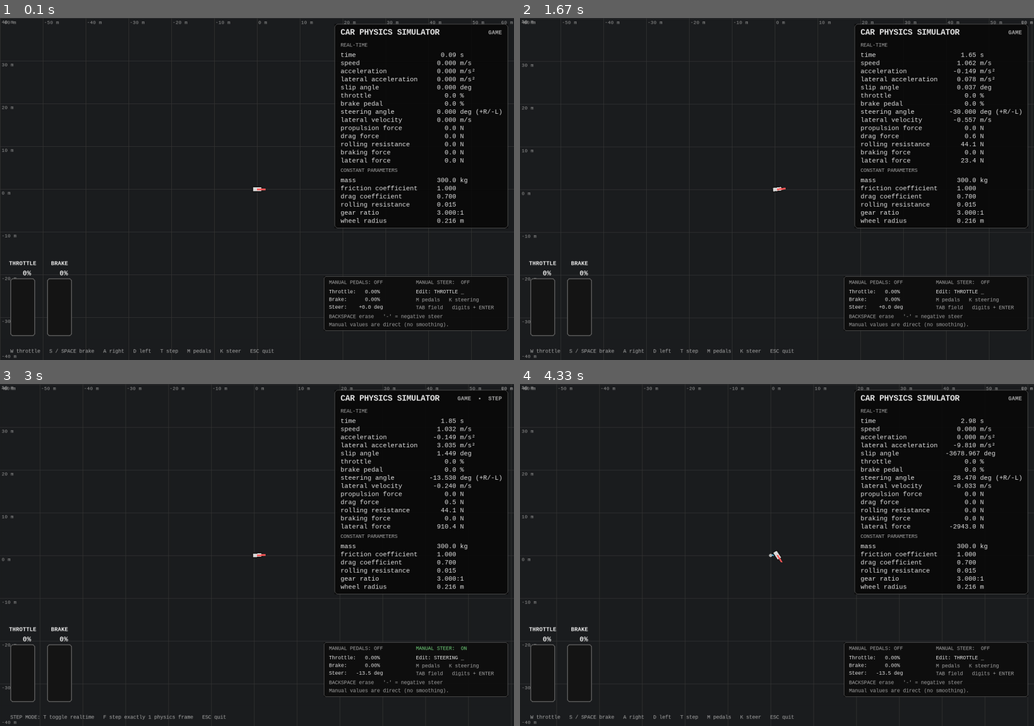
Above: before the commit, frames 1-4 (two rows, left to right).
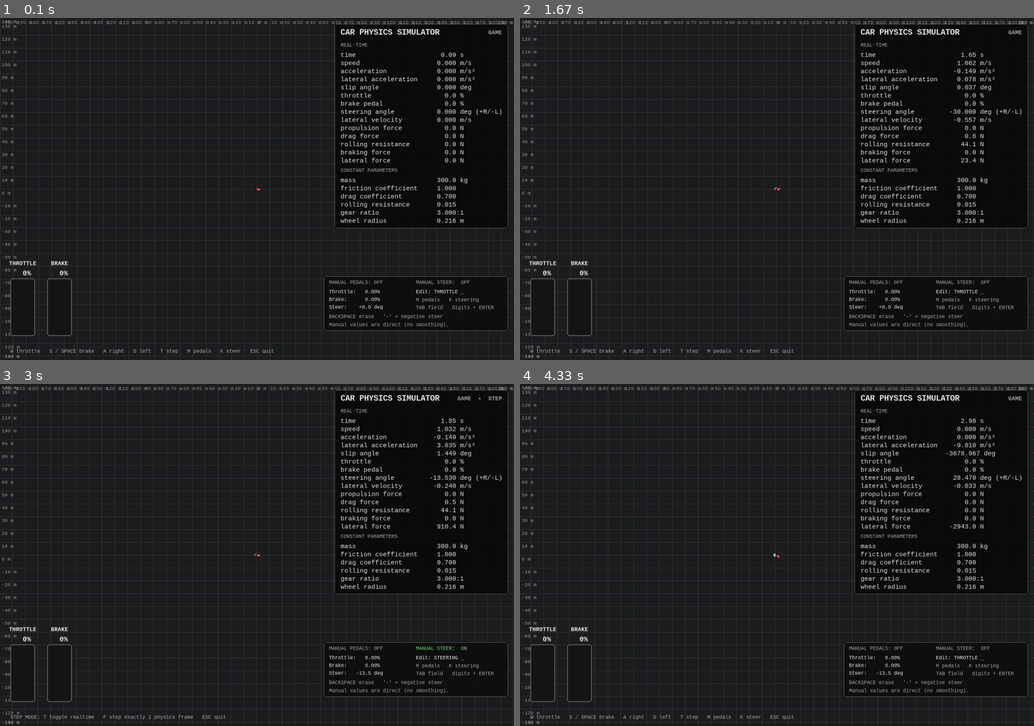
Above: after the commit, the same moments.

Repository: ICEHUB-ME/carsim
Game: pygame game, started from main.py game
The game is run twice, just before and just after one commit, with the same random seed, the same clock (stepped at 60 frames per second) and the same inputs.
Inputs:
- Up to frame 1 (0.1 s): no input
- Up to frame 2 (1.67 s): hold D 0.33-0.8 s; hold W 0.88-1.18 s; hold D from 1.22 s (still down)
- Up to frame 3 (3 s): release D at 1.68 s; hold A 1.72-2.25 s; tap T at 1.87 s; hold S 2.28-2.58 s; tap K at 2.43 s; hold A from 2.62 s (still down)
- Up to frame 4 (4.33 s): release A at 3.02 s; hold W 3.05-3.42 s; tap T at 3.2 s; hold S 3.45-3.82 s; tap K at 3.6 s; hold A 3.85-4.32 s; tap . at 4 s

The runs differ from the first frame. In frame 1, 0.8% of the frame differs, in the area x 0-100%, y 0-100%; in frame 2, 0.8%; in frame 3, 0.8%; in frame 4, 0.8%.

Commit message:
tested USE_RACING_LINE

Diff:
--- a/config.py
+++ b/config.py
@@ -69,9 +69,9 @@
     throttle_rate: float = 2.0
     brake_rate: float = 2.0
     steering_rate_deg: float = 90.0
-    path_max_points: int = 10_000
+    path_max_points: int = 20_000
     physics_accumulator_limit: float = 0.25
-    pixels_per_meter: float = 10.0
+    pixels_per_meter: float = 3.0
     grid_spacing_m: float = 10.0
 
     @property
--- a/generate_csv.py
+++ b/generate_csv.py
@@ -89,7 +89,7 @@
 CAR_MARGIN = 1.5                # m, keep this far from the edge
 # Keep False when TRACK points are the route the car should follow.
 # True shifts the route away from the supplied centerline.
-USE_RACING_LINE = False
+USE_RACING_LINE = True
 
 # ---------------------------------------------------------------------------
 # Vehicle parameters come straight from the simulator's config.py
--- a/my_track.csv
+++ b/my_track.csv
@@ -1,8 +1,13 @@
 track_x,track_y
 0,0
-51.4,273.0
-59.4,-141.8
--102.9,12.0
--277.7,183.8
--218.3,-53.7
--136.6,-293.9
+50,50
+100,50
+150,100
+200,0
+100,-50
+50,0
+0,-100
+-50,-200
+-200,100
+100,200
+-50,50
Not shown, changed: game_simulation_output.csv
Not shown, changed: generate_natural_3laps.csv
Not shown, changed: simulation_output.csv
